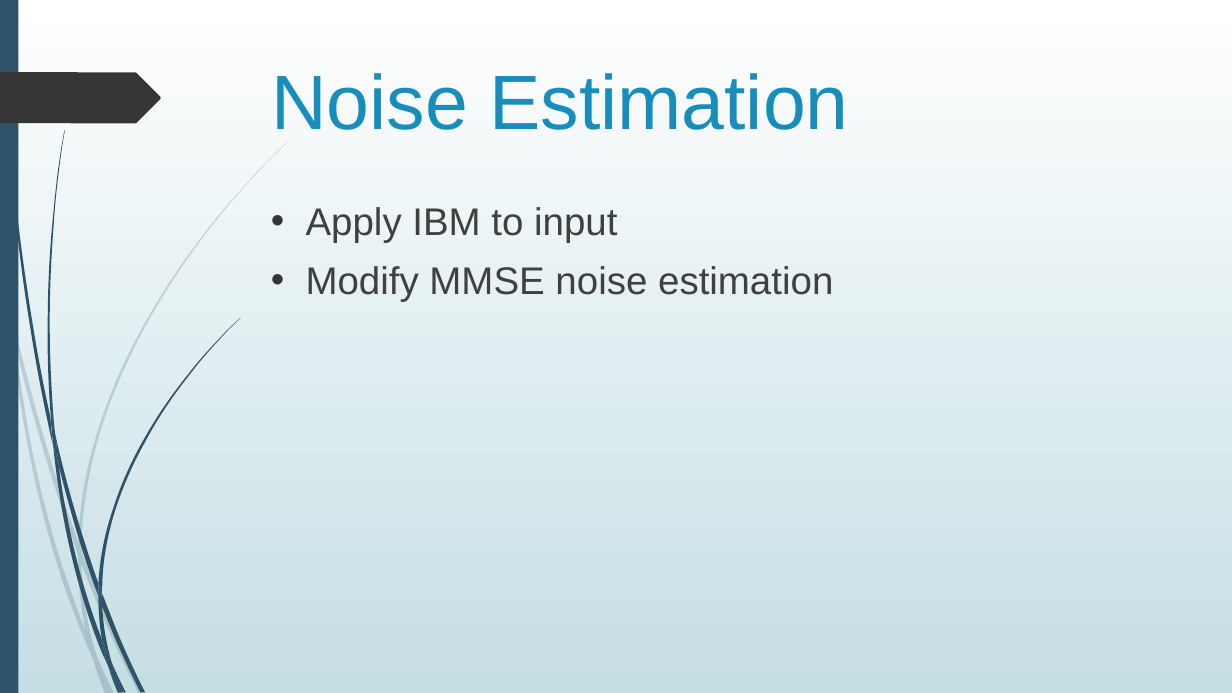
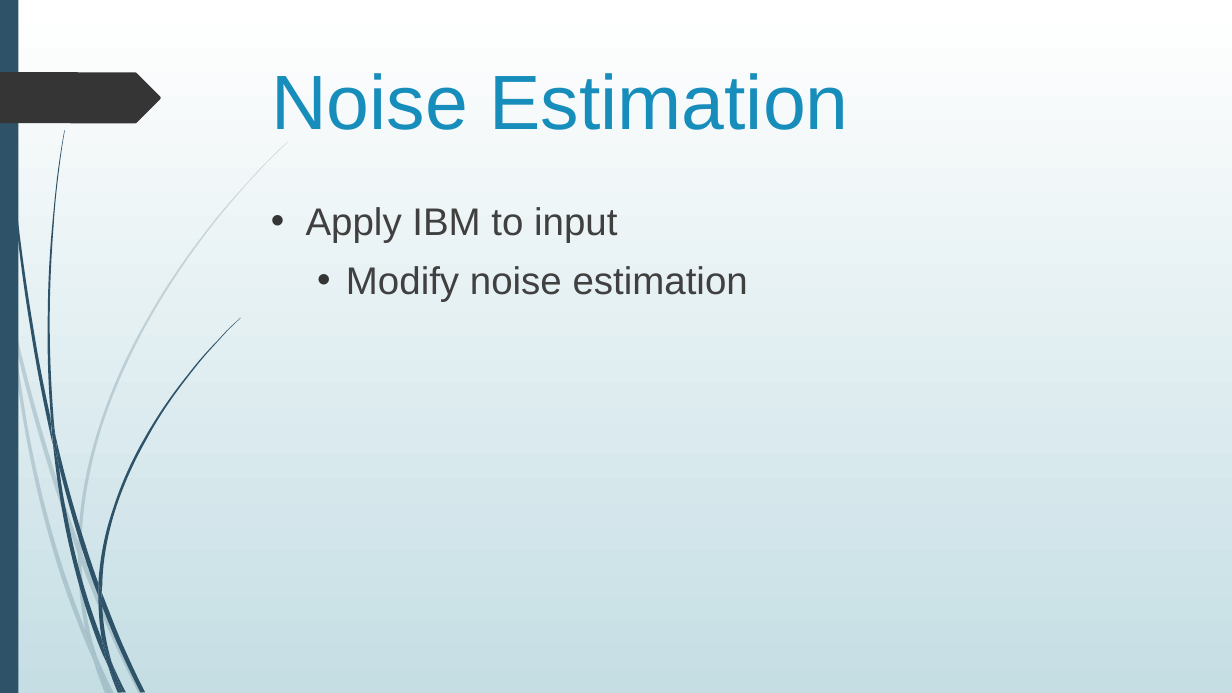
Before and after one commit to jygoh1/FinalYearProject, a slide deck: slide 17 of Presentation/draft_other.pptx (slide 20 before the commit). Drawn at 1232x693 pixels with LibreOffice and Linux fonts; fonts in the diff are those of the drawing. Boxes give left, top, right and bottom in pixels: in the first picture for what was removed or moved away, otherwise in the second. Text is boxed around its words. In the diff, an @@ line names an element or a change of style, - is before the commit and + after.

```diff
--- a/Presentation/draft_other.pptx
+++ b/Presentation/draft_other.pptx
@@ text at [346, 266, 748, 302]: text changed @@
-• Modify MMSE noise estimation
+  • Modify noise estimation
```
Also in this commit, not shown: 13 other slides changed, 4 slides removed, 4 other files.
